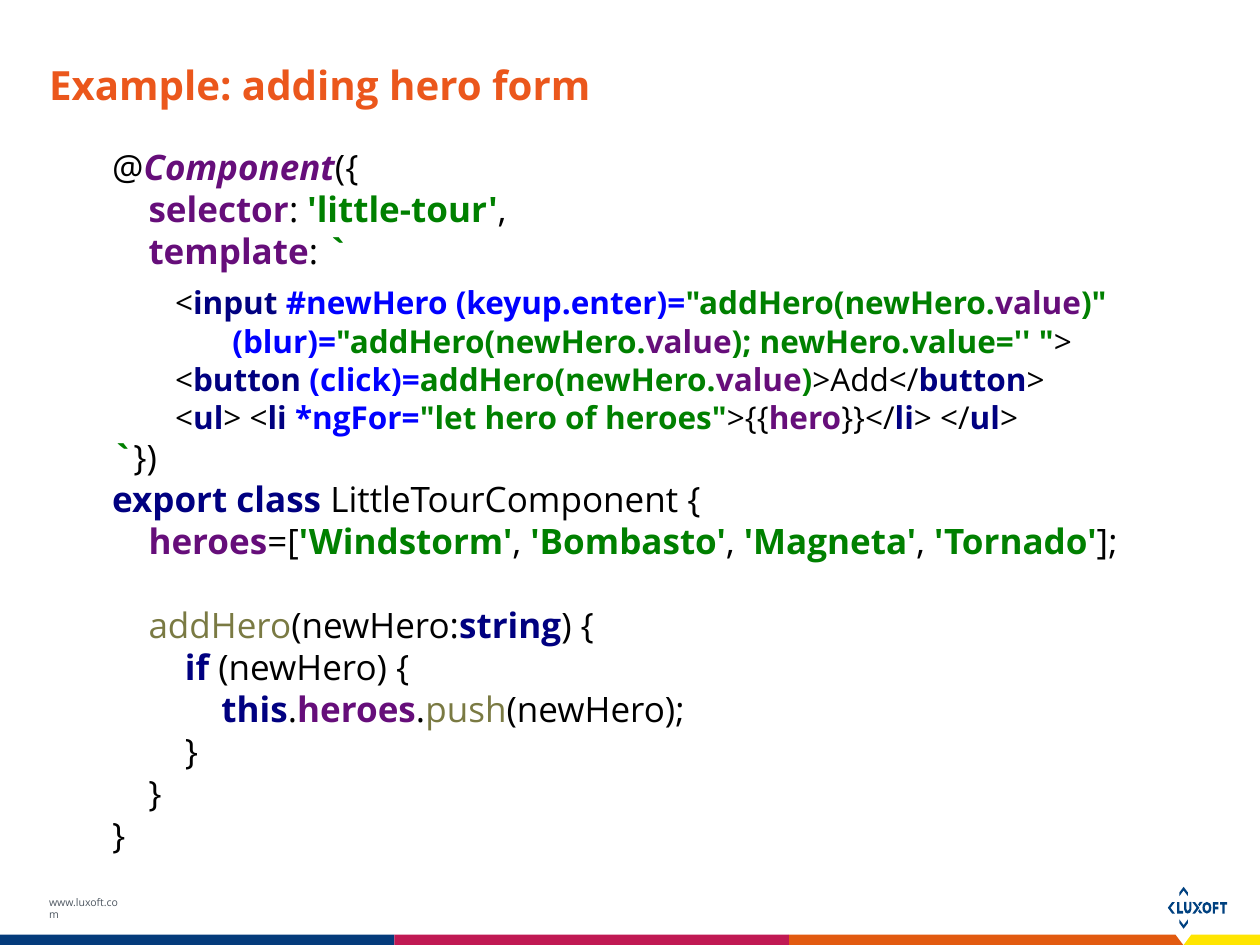
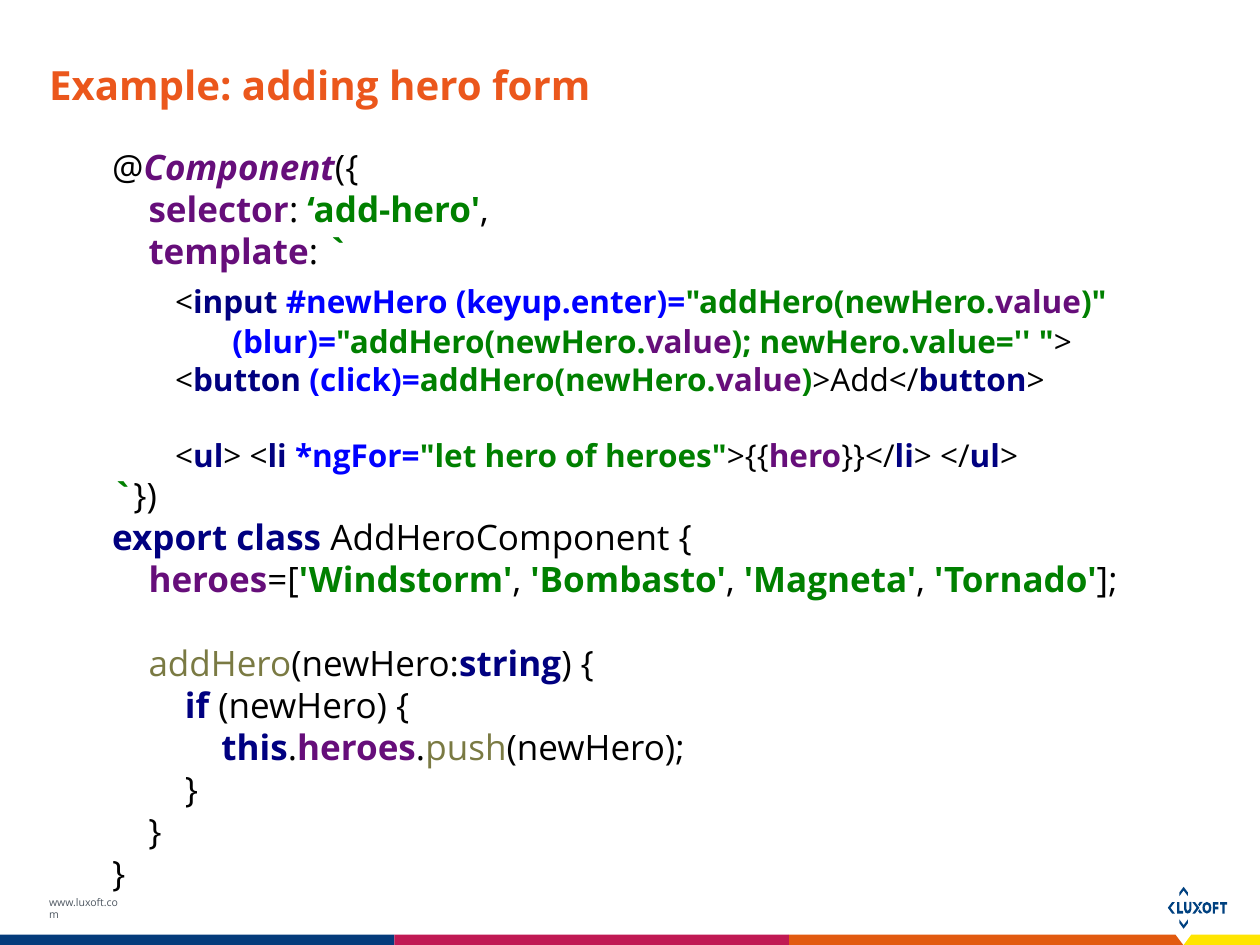
Before and after one commit to Dmdv/A2Course, a slide deck: slide 10 of Docs/angular2_components.pptx (slide 12 before the commit). Drawn at 1260x945 pixels with LibreOffice and Linux fonts; fonts in the diff are those of the drawing. Boxes give left, top, right and bottom in pixels: in the first picture for what was removed or moved away, otherwise in the second. Text is boxed around its words. In the diff, an @@ line names an element or a change of style, - is before the commit and + after.

```diff
--- a/Docs/angular2_components.pptx
+++ b/Docs/angular2_components.pptx
@@ text at <box>112,154,1117,769</box>: text changed @@
-@Component({
-selector: 'little-tour',
-template: `
-<input #newHero (keyup.enter)="addHero(newHero.value)"
-(blur)="addHero(newHero.value); newHero.value='' ">
-<button (click)=addHero(newHero.value)>Add</button>
-<ul> <li *ngFor="let hero of heroes">{{hero}}</li> </ul>
-`})
-export class LittleTourComponent {
-heroes=['Windstorm', 'Bombasto', 'Magneta', 'Tornado'];
-addHero(newHero:string) {
-if (newHero) {
-this.heroes.push(newHero);
-}
-}
-}
+@Component({
+selector: ‘add-hero',
+template: `
+<input #newHero (keyup.enter)="addHero(newHero.value)"
+(blur)="addHero(newHero.value); newHero.value='' ">
+<button (click)=addHero(newHero.value)>Add</button>
+<ul> <li *ngFor="let hero of heroes">{{hero}}</li> </ul>
+`})
+export class AddHeroComponent {
+heroes=['Windstorm', 'Bombasto', 'Magneta', 'Tornado'];
+addHero(newHero:string) {
+if (newHero) {
+this.heroes.push(newHero);
+}
+}
+}
```
Also in this commit, not shown: 8 other slides changed, 2 slides removed, 3 other files.
